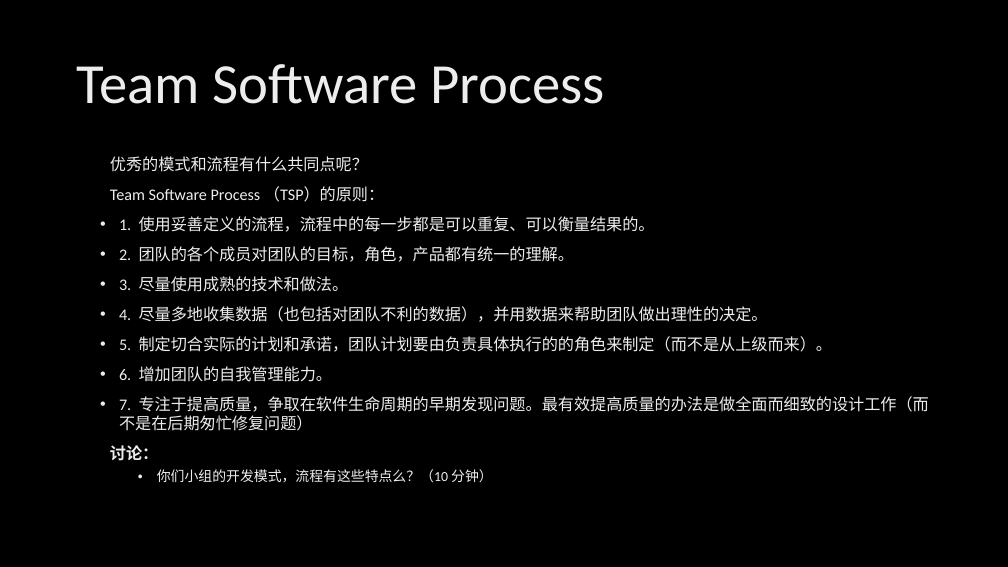
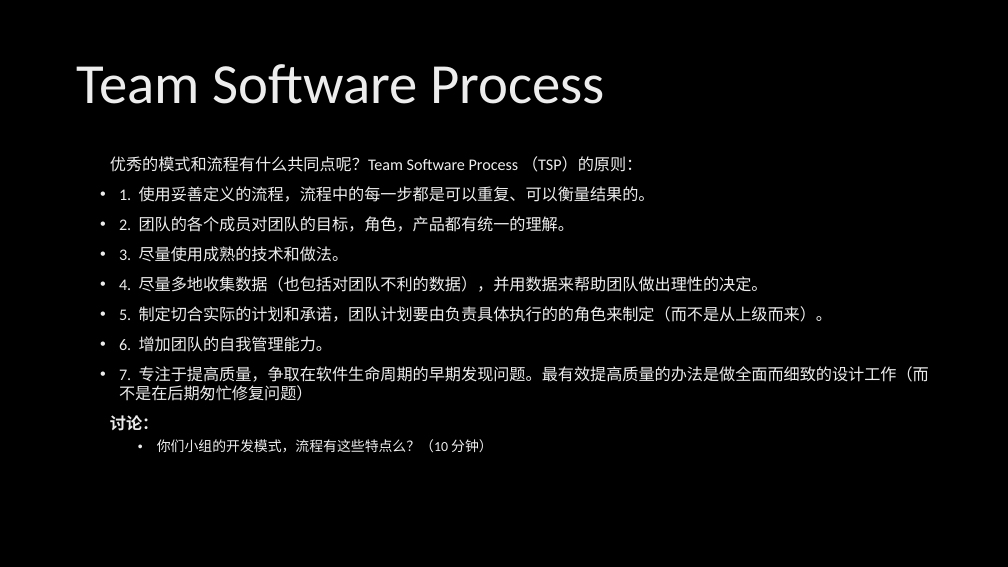
Before and after one commit to xinase/ASE, a slide deck: slide 44 of chapter5/ASE_5_Team_and_Process.pptx. Drawn at 1008x567 pixels with LibreOffice and Linux fonts; fonts in the diff are those of the drawing; background and template pictures are left out. Boxes give left, top, right and bottom in pixels: in the first picture for what was removed or moved away, otherwise in the second. Text is boxed around its words. In the diff, an @@ line names an element or a change of style, - is before the commit and + after.

```diff
--- a/chapter5/ASE_5_Team_and_Process.pptx
+++ b/chapter5/ASE_5_Team_and_Process.pptx
@@ text at [110, 156, 642, 172]: text changed @@
-优秀的模式和流程有什么共同点呢？
-Team Software Process （TSP）的原则：
+优秀的模式和流程有什么共同点呢？Team Software Process （TSP）的原则：
```
Also in this commit, not shown: 5 other slides changed.
